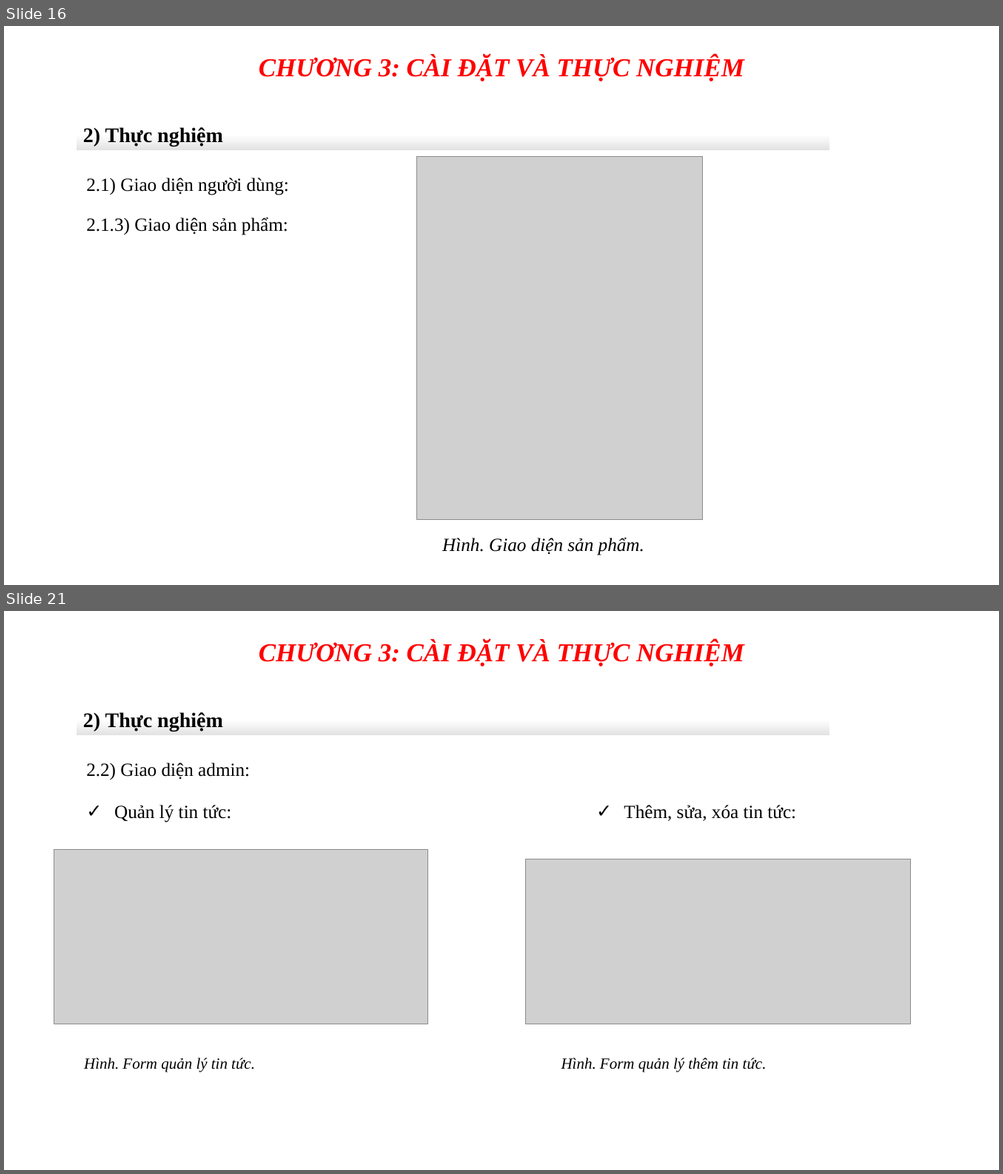
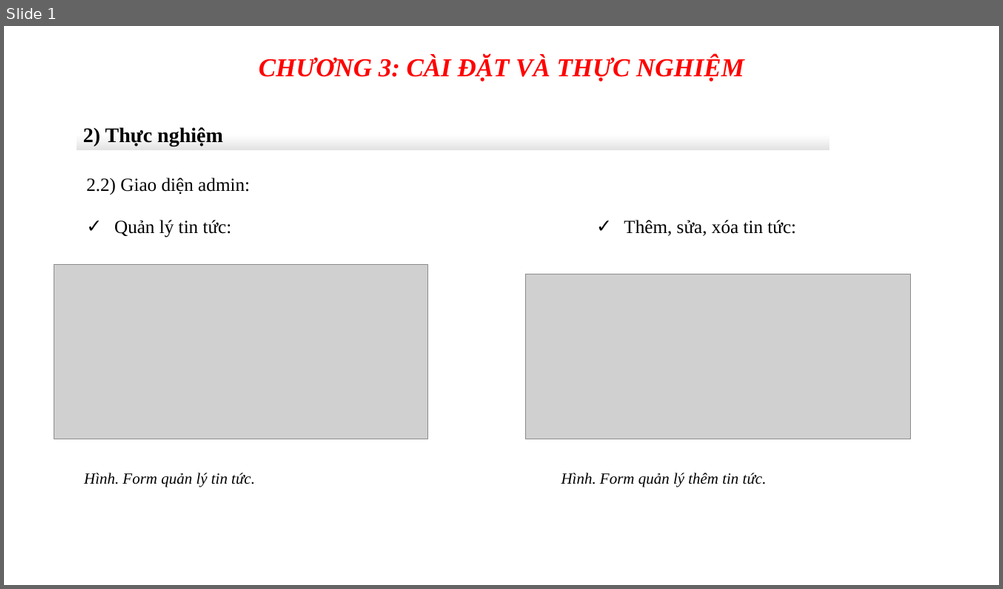
Before and after one commit to vothihoangyen/demo8-6, a slide deck: BỘ-TÀI-NGUYÊN-MÔI-TRƯỜNG-1.pptx. Shown one above the other, each under a label of ours: slides 16 and 21 before the commit, slide 1 after it; the slides between them are not shown. The pictures are 1003x1174 and 1003x589 pixels, drawn with LibreOffice and Linux fonts; fonts in the diff are those of the drawing; grey boxes stand for pictures; background and template pictures are left out. Boxes give left, top, right and bottom in pixels: in the first picture for what was removed or moved away, otherwise in the second. Text is boxed around its words. In the diff, an @@ line names an element or a change of style, - is before the commit and + after.

```diff
--- a/BỘ-TÀI-NGUYÊN-MÔI-TRƯỜNG-1.pptx
+++ b/BỘ-TÀI-NGUYÊN-MÔI-TRƯỜNG-1.pptx
@@ slide 16 removed at [4, 26, 999, 585], background picture (left out) @@
@@ text removed at [259, 56, 744, 82] @@
-CHƯƠNG 3: CÀI ĐẶT VÀ THỰC NGHIỆM
@@ rectangle removed at [76, 118, 829, 150] @@
-2) Thực nghiệm
@@ picture removed at [417, 156, 703, 520] @@
@@ text removed at [86, 178, 289, 195] @@
-2.1) Giao diện người dùng:
@@ text removed at [86, 217, 288, 235] @@
-2.1.3) Giao diện sản phẩm:
@@ text removed at [442, 537, 644, 556] @@
-Hình. Giao diện sản phẩm.
@@ what was slide 21 is now slide 1 @@
```
Also in this commit, not shown: 19 other slides removed.
